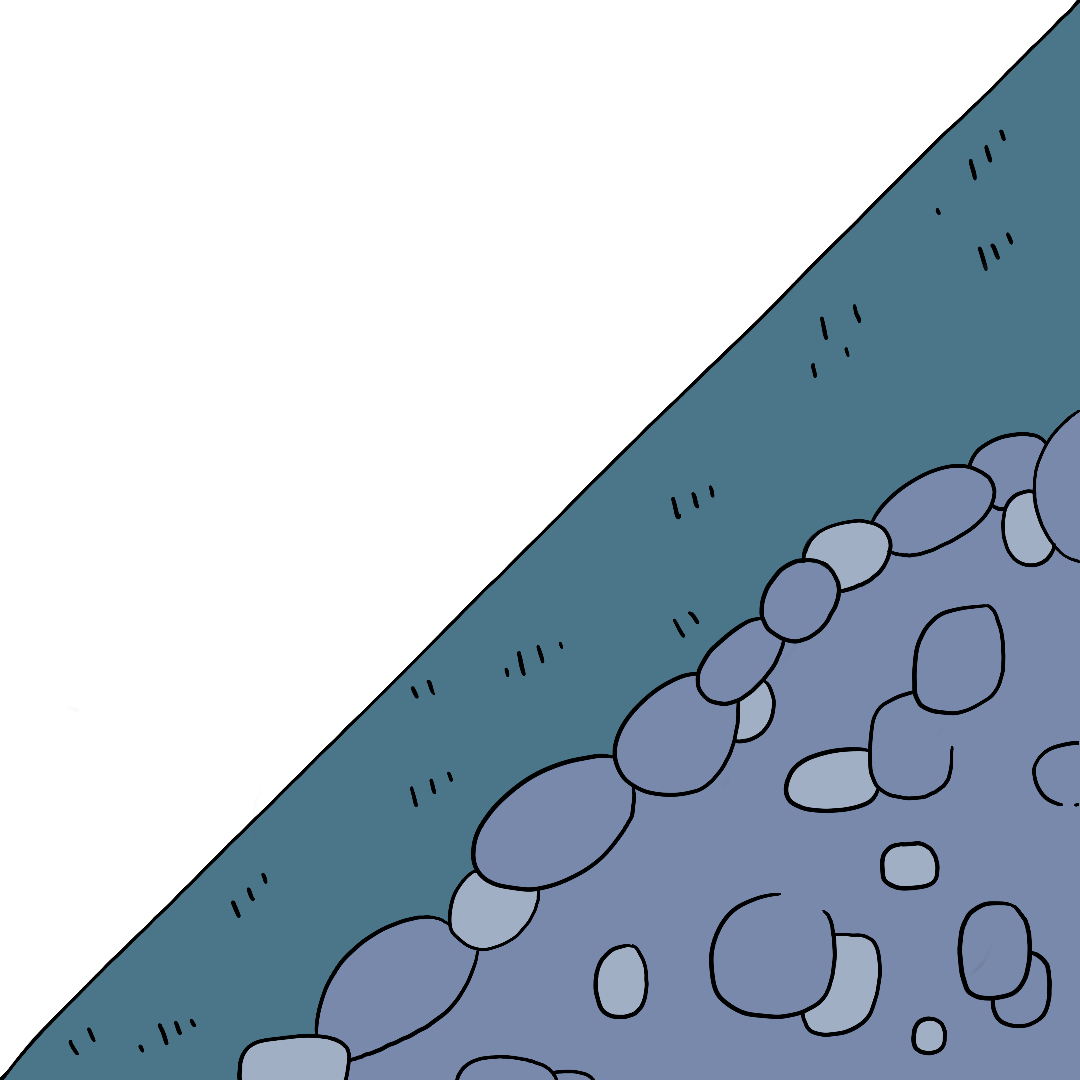
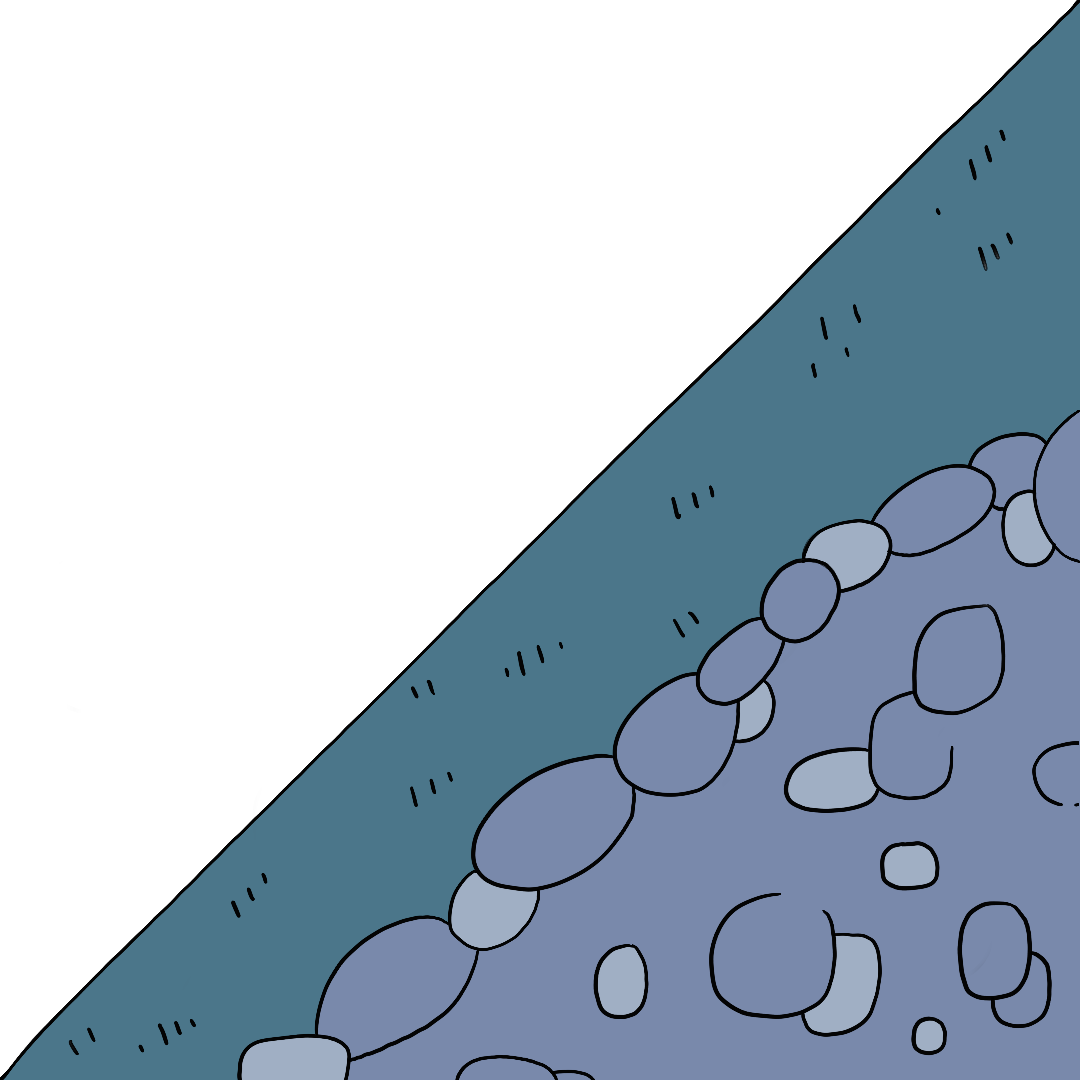
Two versions of the same layered image (1080 x 1080). Layer-by-layer changes:
hid "Layer 3" over [1, 3, 1080, 1080]
hid "Background" over [1, 3, 1080, 1080]
